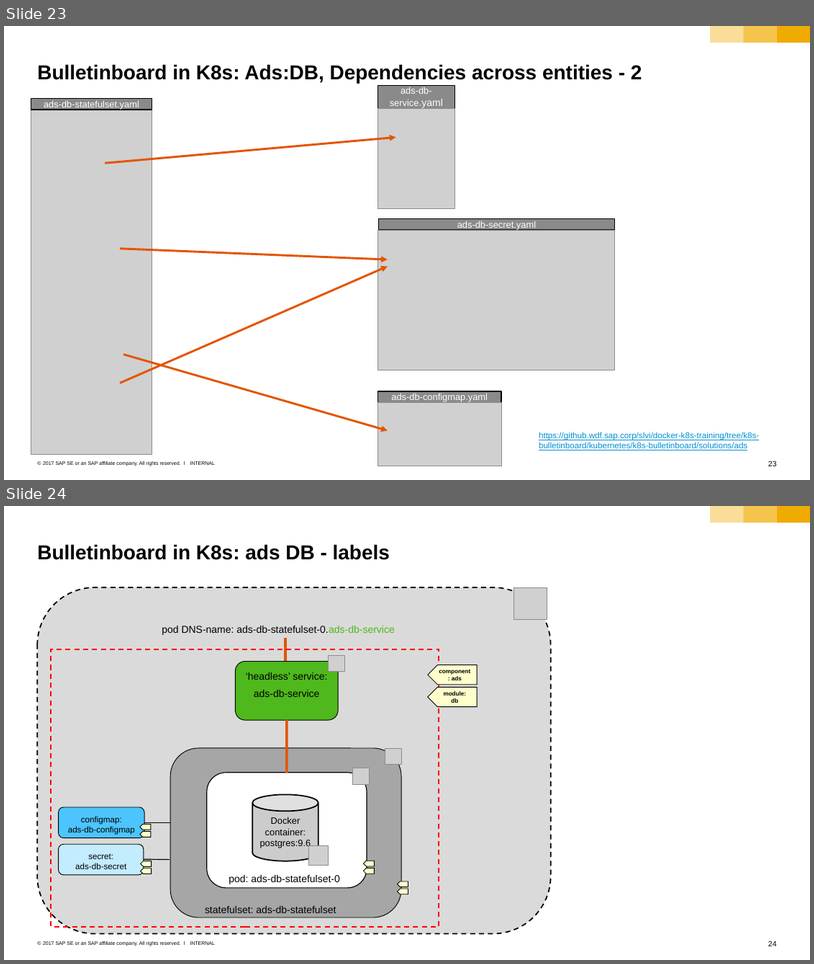
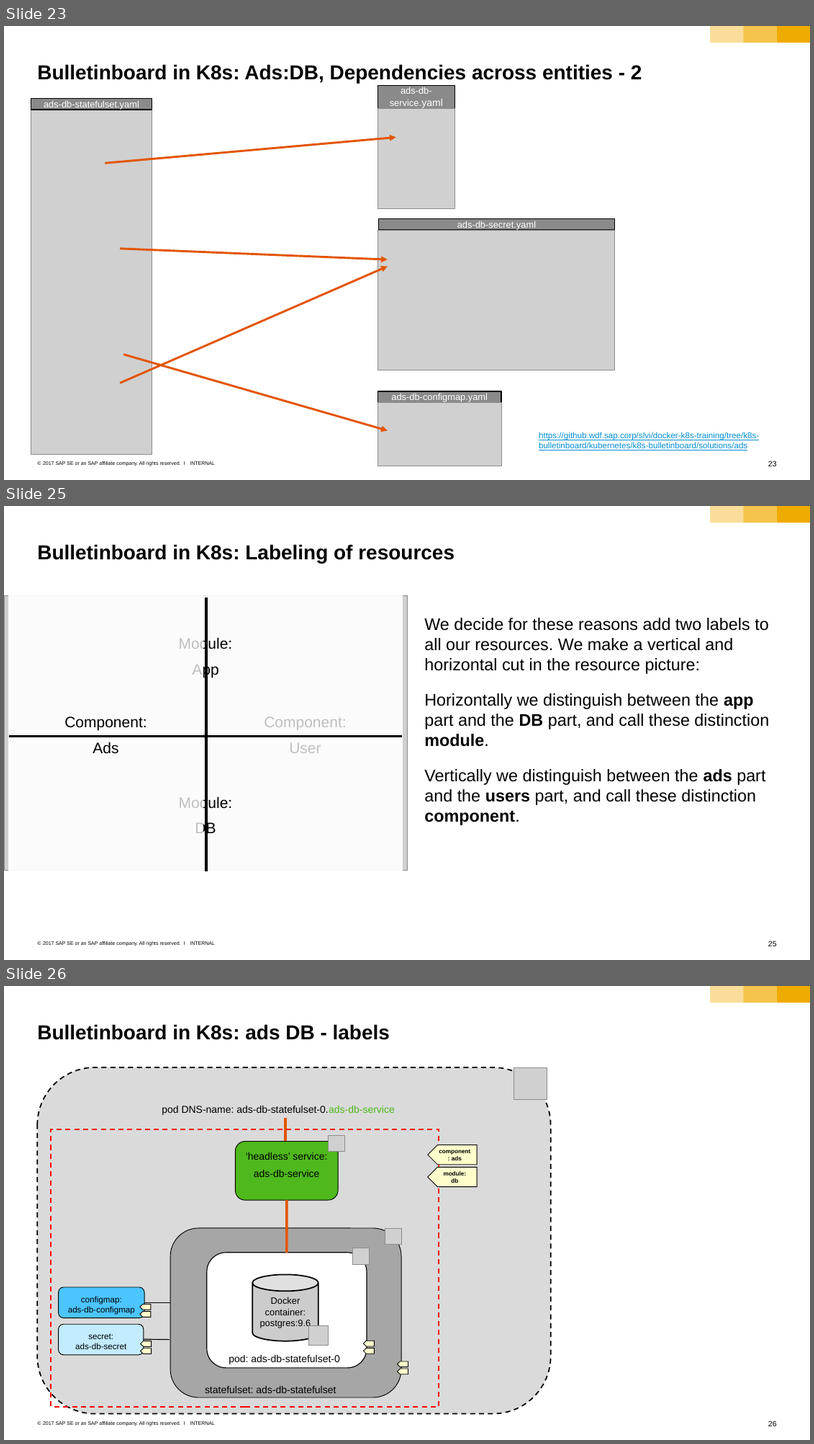
Before and after one commit to cuijiyao01/docker-k8s-training, a slide deck: kubernetes/k8s-bulletinboard/01_02_k8s-bulletinboard.pptx. Shown one above the other, each under a label of ours: slides 23 and 24 before the commit, slides 23, 25 and 26 after it; the slides between them are not shown. The pictures are 814x964 and 814x1444 pixels, drawn with LibreOffice and Linux fonts; fonts in the diff are those of the drawing; grey boxes stand for pictures; background and template pictures are left out. Boxes give left, top, right and bottom in pixels: in the first picture for what was removed or moved away, otherwise in the second. Text is boxed around its words. In the diff, an @@ line names an element or a change of style, - is before the commit and + after.

Commit message:
add 2 sildes about labels

```diff
--- a/kubernetes/k8s-bulletinboard/01_02_k8s-bulletinboard.pptx
+++ b/kubernetes/k8s-bulletinboard/01_02_k8s-bulletinboard.pptx
@@ slide 25 added at <box>4,506,810,960</box>, background #FFFFFF; not listed: 6 template elements that a slide beside it also shows @@
@@ title added at <box>37,544,455,563</box>, 24 pt, text #000000, bold @@
+Bulletinboard in K8s: Labeling of resources
@@ rectangle added at <box>8,579,402,733</box>, fill #FFFFFF at 75% opacity, 18 pt, text #000000 @@
+Module:
+App
@@ rectangle added at <box>8,578,203,891</box>, fill #FFFFFF at 75% opacity, 18 pt, text #000000 @@
+Component:
+Ads
@@ rectangle added at <box>208,578,403,891</box>, fill #FFFFFF at 75% opacity, 18 pt, text #000000 @@
+Component:
+User
@@ picture added at <box>4,596,407,870</box> @@
@@ line added from (206, 597) to (206, 871), #000000 3 pt @@
@@ text added at <box>424,618,769,825</box>, 20 pt, text #000000 @@
+We decide for these reasons add two labels to all our resources. We make a vertical and horizontal cut in the resource picture:
+Horizontally we distinguish between the app part and the DB part, and call these distinction module.
+Vertically we distinguish between the ads part and the users part, and call these distinction component.
@@ rectangle added at <box>8,738,402,891</box>, fill #FFFFFF at 75% opacity, 18 pt, text #000000 @@
+Module:
+DB
@@ line added from (10, 736) to (401, 736), #000000 3 pt @@
@@ what was slide 24 is now slide 26 @@
@@ page number at <box>769,1420,777,1426</box>: text changed @@
-24
+26
```
Also in this commit, not shown: 1 other slide added.
